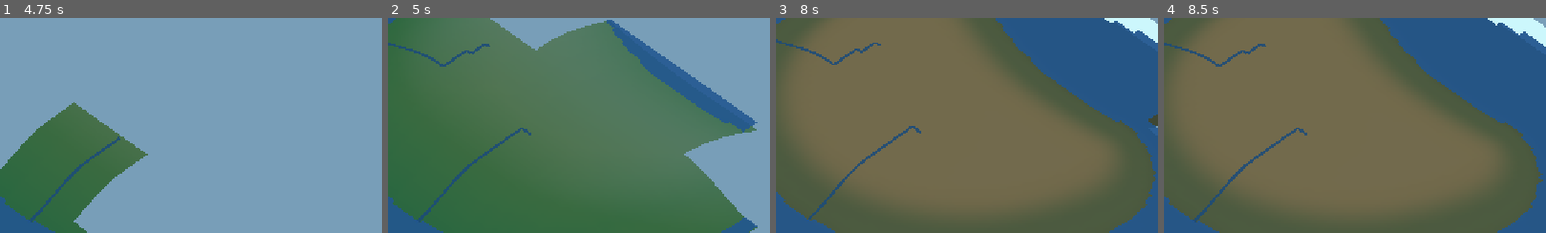
Above: before the commit, frames 1-4 (left to right).
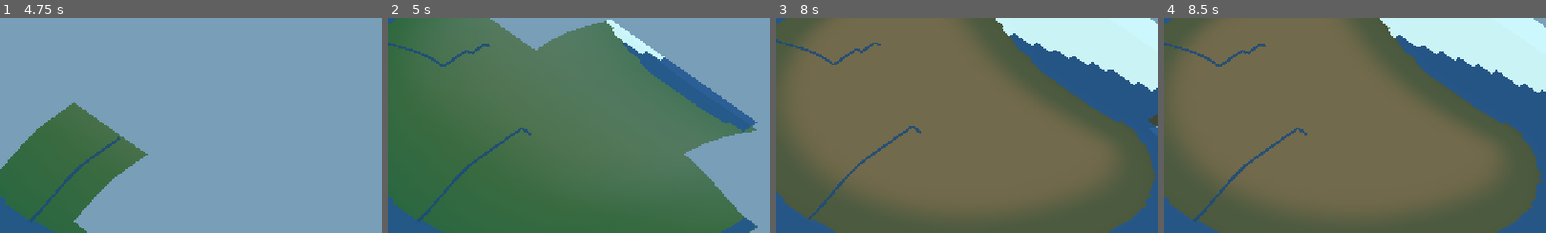
Above: after the commit, the same moments.

Repository: cyrox007/lands-and-ages
Game: Godot game, scene res://scenes/world.tscn
Same seed, same stepped clock (60 frames per second), same inputs: the game is played once before the commit and once after it.
Inputs (mouse positions are % of the whole screen's width and height, from its top left):
- Up to frame 1 (4.75 s): move the mouse to (45, 70) at 0.52 s; hold W 0.53-1.25 s; click (45, 70) at 0.67 s; drag from (80, 65) to (45, 70) at 1.27 s; click "Следующий день" at 2 s; move the mouse to (20, 35) at 2.77 s; hold A 2.78-3.5 s; drag from (55, 50) to (20, 35) at 3.52 s; click "Вперёд на сезон (+24 дня)" at 4.25 s
- Up to frame 2 (5 s): no input
- Up to frame 3 (8 s): move the mouse to (35, 25) at 5.02 s; hold S 5.03-5.75 s; drag from (72, 45) to (35, 25) at 5.77 s; click "Слой: рельеф / почва / влага …" at 6.5 s; move the mouse to (30, 55) at 7.27 s; hold W from 7.28 s (still down); click (30, 55) at 7.42 s
- Up to frame 4 (8.5 s): release W at 8 s; drag from (60, 28) to (30, 55) at 8.02 s
The pictures show only the part of the screen within x 50-100%, y 0-50%; the shares and areas given below are measured in that part.

Frame 1 is identical in both runs. In frame 2, 0.7% of the frame differs, in the area x 57-73%, y 0-20%; in frame 3, 7.4%; in frame 4, 7.8%, in the area x 56-100%, y 0-35%.

Commit message:
feat(surface): накапливать и растапливать снег постепенно, разделять жидкий сток

Diff:
--- a/godot/scripts/surface.gd
+++ b/godot/scripts/surface.gd
@@ -5,6 +5,7 @@
 signal surface_changed(revision: int)
 
 const Terrain = preload("res://scripts/terrain.gd")
+const Climate = preload("res://scripts/climate.gd")
 const FORMAT_VERSION := 2
 const ROCK := 0
 const GRAVEL := 1
@@ -28,6 +29,8 @@
 var _snow := PackedFloat32Array()
 var _frost := PackedFloat32Array()
 var _air_temperature := PackedFloat32Array()
+var _runoff := PackedFloat32Array()
+var snow_coverage := 0.0
 
 
 func _init(map: RefCounted, hydrology: RefCounted) -> void:
@@ -73,6 +76,7 @@
 	var old_snow := _snow.duplicate() if preserve else PackedFloat32Array()
 	var old_frost := _frost.duplicate() if preserve else PackedFloat32Array()
 	var old_air := _air_temperature.duplicate() if preserve else PackedFloat32Array()
+	var old_runoff := _runoff.duplicate() if preserve else PackedFloat32Array()
 	var affected := PackedByteArray()
 	affected.resize(count)
 	if preserve:
@@ -89,7 +93,9 @@
 	_snow.resize(count)
 	_frost.resize(count)
 	_air_temperature.resize(count)
+	_runoff.resize(count)
 	_air_temperature.fill(12.0)
+	_runoff.fill(0.0)
 	_snow.fill(0.0)
 	_frost.fill(0.0)
 	for y in range(world.config.height):
@@ -129,10 +135,12 @@
 			if preserve:
 				_air_temperature[i] = old_air[i]
 				if affected[i] == 0:
+					_runoff[i] = old_runoff[i]
 					_moisture[i] = 1.0 if hydro.has_water(i) else old_moisture[i]
 					_snow[i] = old_snow[i]
 					_frost[i] = old_frost[i]
 	_terrain_revision = world.revision
+	_update_snow_coverage()
 	revision += 1
 	surface_changed.emit(revision)
 
@@ -143,35 +151,66 @@
 	for i in range(_air_temperature.size()):
 		var air: float = climate.temperature_at_index(i)
 		_air_temperature[i] = air
-		if air >= 18.0:
-			_snow[i] = 0.0
-			_frost[i] = 0.0
+	# Смена рельефа сама по себе не переключает снег или лёд.
+	# Снежный покров меняется только во время физического шага.
 	revision += 1
 	surface_changed.emit(revision)
 
 
 func _apply_weather(i: int, rain: float, air: float) -> void:
 	_air_temperature[i] = air
+	var snow_share: float = Climate.snowfall_fraction(air)
+	var snowfall: float = rain * snow_share
+	var liquid: float = rain - snowfall
 	var melt := 0.0
 	if air <= 0.0:
-		_snow[i] = clampf(_snow[i] + rain * 0.18, 0.0, 1.0)
+		_snow[i] = clampf(_snow[i] + snowfall * 0.18, 0.0, 1.0)
 		_frost[i] = clampf(_frost[i] + 0.15 + absf(air) * 0.012, 0.0, 1.0)
 	else:
-		melt = minf(_snow[i], air * 0.075)
+		# Снег тает по дням; +30 °C ускоряет процесс, но не удаляет
+		# накопленный покров мгновенно при смене календарного сезона.
+		melt = minf(_snow[i], 0.025 + air * 0.008)
 		_snow[i] -= melt
-		_frost[i] = maxf(0.0, _frost[i] - 0.12 - air * 0.035)
-		if air >= 18.0:
-			# Суточный шаг: при сильной жаре остаточный снег и лёд невозможны.
-			_snow[i] = 0.0
-			_frost[i] = 0.0
-	var infiltration: float = rain * (0.11 + _porosity[i] * 0.21) \
-		* (1.0 - _frost[i] * 0.70) if air > 0.0 else 0.0
+		_frost[i] = maxf(0.0, _frost[i] - 0.03 - air * 0.009)
+		if snow_share > 0.0:
+			_snow[i] = clampf(_snow[i] + snowfall * 0.18, 0.0, 1.0)
+	var infiltration := liquid * (0.11 + _porosity[i] * 0.21) \
+		* (1.0 - _frost[i] * 0.70)
 	var evaporation: float = 0.018 + maxf(0.0, air) * 0.0035
 	var floor_wetness: float = 0.10 + hydro.wetness_at(i) * 0.33
 	_moisture[i] = 1.0 if hydro.has_water(i) else clampf(
 		maxf(_moisture[i], floor_wetness) + infiltration + melt * 0.52
 		- evaporation, 0.0, 1.0)
-
+	# Снег не поступает сразу в реки: сток увеличивается при оттепели.
+	_runoff[i] = clampf(liquid + melt * 0.65, 0.0, 3.0)
+
+
+func _update_snow_coverage() -> void:
+	if _snow.is_empty():
+		snow_coverage = 0.0
+		return
+	var snow_cells := 0
+	for amount in _snow:
+		if amount > 0.12:
+			snow_cells += 1
+	snow_coverage = float(snow_cells) / float(_snow.size())
+
+
+func runoff_map() -> PackedFloat32Array:
+	return _runoff.duplicate()
+
+
+func snow_color_at(cell: Vector2i) -> Color:
+	# Отдельный обзорный слой показывает постепенное наступление зимы.
+	ensure_ready()
+	var i := _index(cell)
+	if i < 0:
+		return Color.DARK_GRAY
+	var base := Color(0.23, 0.31, 0.26)
+	if hydro.has_water(i):
+		base = Color(0.16, 0.37, 0.55).lerp(
+			Color(0.66, 0.80, 0.89), _frost[i])
+	return base.lerp(Color(0.94, 0.96, 0.98), _snow[i])
 
 func advance_day(rain: float, air_temperature: float) -> bool:
 	# Ручной режим оставлен для изолированных тестов этапа 4.
@@ -185,6 +224,7 @@
 	for i in range(_type.size()):
 		_apply_weather(i, rain, air_temperature)
 	day += 1
+	_update_snow_coverage()
 	revision += 1
 	surface_changed.emit(revision)
 	return true
@@ -208,6 +248,7 @@
 	day = climate.day
 	precipitation = total_rain / float(_type.size())
 	temperature = total_temperature / float(_type.size())
+	_update_snow_coverage()
 	revision += 1
 	surface_changed.emit(revision)
 	return true
@@ -263,7 +304,7 @@
 	color = color.lerp(Color(0.25, 0.22, 0.17), _moisture[i] * 0.38)
 	if _frost[i] > 0.55:
 		color = color.lerp(Color(0.69, 0.75, 0.78), _frost[i] * 0.28)
-	if _snow[i] > 0.12:
+	if _snow[i] > 0.0:
 		color = color.lerp(Color(0.91, 0.94, 0.96), _snow[i])
 	return color
 
@@ -329,6 +370,7 @@
 	day = int(data["day"])
 	temperature = temp
 	precipitation = rain
+	_update_snow_coverage()
 	revision += 1
 	surface_changed.emit(revision)
 	return true
